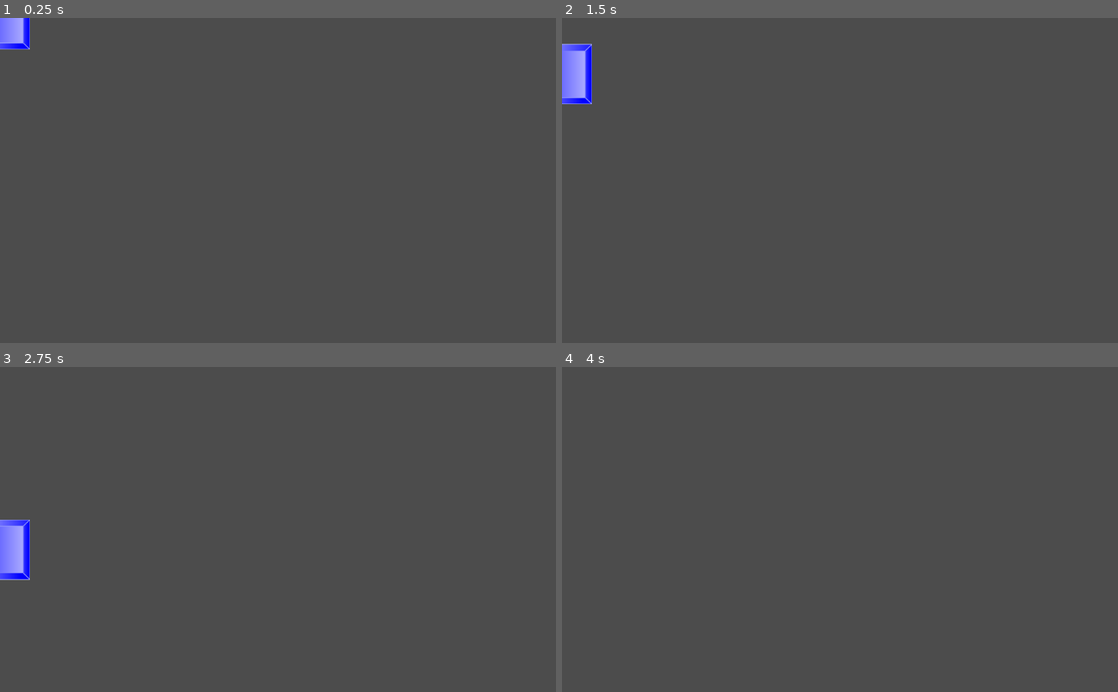
Above: before the commit, frames 1-4 (two rows, left to right).
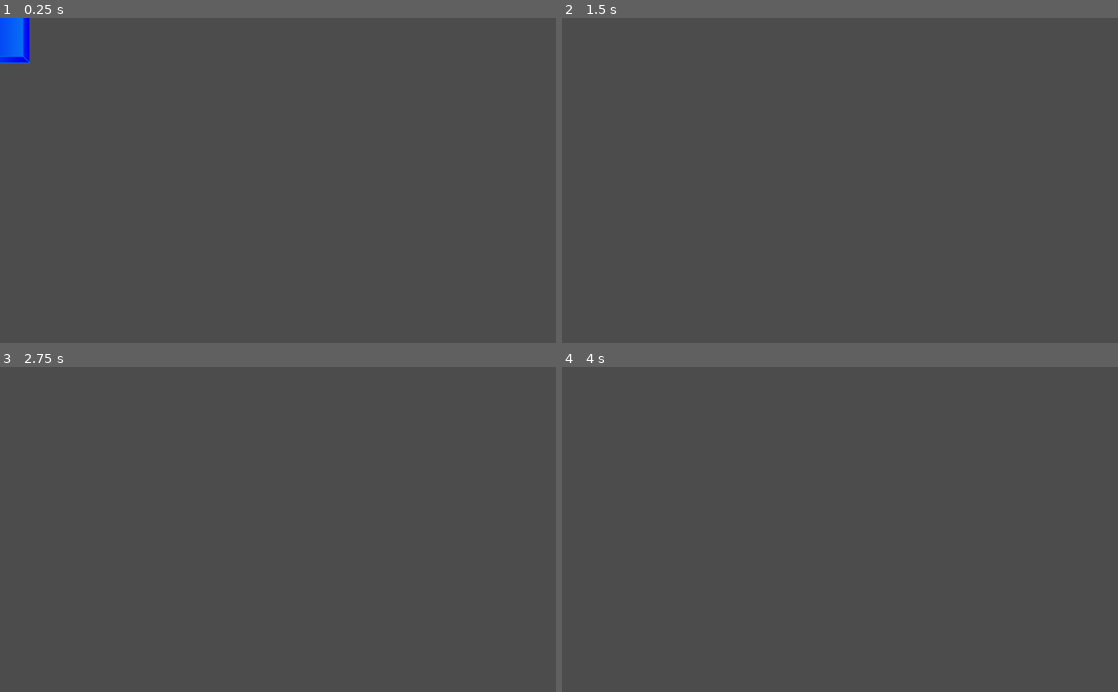
Above: after the commit, the same moments.

Repository: reinaldo78pr/Tap_Crystals
Game: Godot game, scene res://Scenes/Crystal.tscn
Same seed, same stepped clock (60 frames per second), same inputs: the game is played once before the commit and once after it. The project has no main scene, so this scene is started directly.
Inputs:
- Up to frame 1 (0.25 s): no input
- Up to frame 2 (1.5 s): no input
- Up to frame 3 (2.75 s): no input
- Up to frame 4 (4 s): no input

The runs differ from the first frame. In frame 1, 0.7% of the frame differs, in the area x 0-6%, y 0-14%; in frame 2, 1.0%, in the area x 0-6%, y 7-27%; in frame 3, 1.0%; in frame 4, nothing differs.

Commit message:
Code added on crystal scene with script

Diff:
--- /dev/null
+++ b/Scenes/Crystal.gd
@@ -0,0 +1,8 @@
+extends RigidBody2D
+
+func _ready():
+		pass
+
+func _integrate_forces(state):
+	var vect = Vector2(state.linear_velocity)
+	state.set_linear_velocity(Vector2(0, vect.y))
--- a/Scenes/Crystal.tscn
+++ b/Scenes/Crystal.tscn
@@ -1,6 +1,11 @@
-[gd_scene load_steps=4 format=2]
+[gd_scene load_steps=6 format=2]
 
 [ext_resource path="res://Assets/prototype_crystal.png" type="Texture" id=1]
+[ext_resource path="res://Scenes/Crystal.gd" type="Script" id=2]
+
+[sub_resource type="PhysicsMaterial" id=3]
+friction = 0.0
+rough = true
 
 [sub_resource type="SpriteFrames" id=1]
 animations = [ {
@@ -14,6 +19,14 @@
 extents = Vector2( 54.2822, 55 )
 
 [node name="Crystal" type="RigidBody2D"]
+modulate = Color( 0.0392157, 0.658824, 0.960784, 1 )
+input_pickable = true
+mass = 10.0
+physics_material_override = SubResource( 3 )
+gravity_scale = 9.8
+contacts_reported = 2
+contact_monitor = true
+script = ExtResource( 2 )
 __meta__ = {
 "_edit_group_": true
 }
